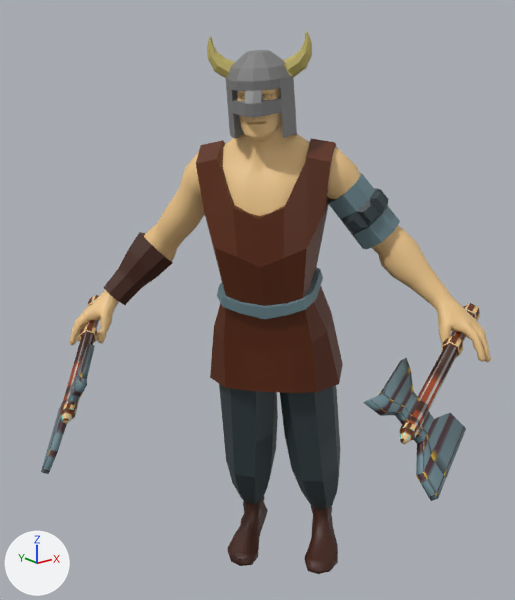
What one commit did to the COLLADA model res/models/player/axe/player_idle_axe.dae.
One viewpoint serves both versions: a 50 mm lens placed at (-18.4, -22.0, 20.0), pointed at (-2.1, -1.6, 11.8). Arrows for +X, +Y and +Z are at lower left; the lights stay in place. Vertices at the same position are counted once.

Script lines for the objects in view, before the commit:
```python
me_bodymesh = bpy.data.meshes.new('bodyMesh')
me_bodymesh.from_pydata(...)  # 3629 vertices, 6931 faces; spans x -0.087..0.087, y -0.233..0.0, z -0.094..0.022
me_bodymesh.materials.append(mat_material_001)  # picture img_viking_png
ob_body = bpy.data.objects.new('body', me_bodymesh)
ob_body.location = (1.59, 0.72, -1.64)
ob_body.rotation_euler = (-1.439, -0.0364, -0.878)  # degrees (-82, -2.1, -50)
ob_body.scale = (-100.0, 100.0, 100.0)
```
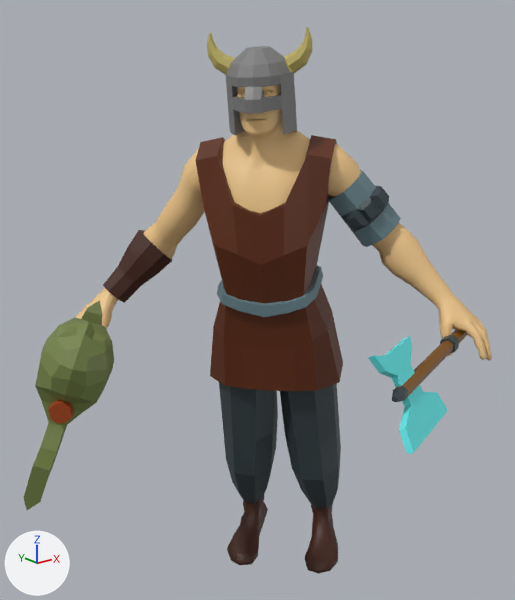
What the commit changed:
me_bodymesh is used by ob_body; location (1.59, 0.72, -1.64); rotation (-1.439, -0.0364, -0.878), in degrees (-82, -2.1, -50); scale (-100.0, 100.0, 100.0).
me_bodymesh had 3629 vertices, 6931 faces and spanned x -0.087..0.087, y -0.233..0.0, z -0.094..0.022.
me_bodymesh now has 3839 vertices, 7347 faces and spans x -0.087..0.088, y -0.233..0.0, z -0.105..0.022.
me_bodymesh part 1: a new loose piece of 160 vertices spanning x 0.04..0.076, y -0.15..-0.091, z -0.105..-0.041, in mat_material_001 (picture img_viking_png).
me_bodymesh part 2: 1 vertex moved within x 0.055, y -0.12, z -0.085; 119 vertices removed from x 0.046..0.087, y -0.137..-0.104, z -0.094..0.01; 169 vertices added at x 0.052..0.088, y -0.128..-0.108, z -0.088..0.008.
me_bodymesh part 3: 8 vertices moved from x -0.083..-0.045, y -0.135..-0.119, z -0.084..0.002 to x -0.083..-0.051, y -0.13..-0.119, z -0.077..0.002; 112 vertices removed from x -0.084..-0.043, y -0.133..-0.106, z -0.093..0.012; 112 vertices added at x -0.083..-0.043, y -0.143..-0.111, z -0.086..0.006.
me_bodymesh part 4: 2 kept faces spanning x -0.055..-0.051, y -0.13..-0.129, z -0.077..-0.074 get new texture (UV) coordinates.
Object 'body' (ob_body) moves from (1.59, 0.72, -1.64) to (1.51, 0.63, -1.51).
Object 'body' (ob_body) turns from (-82, -2.1, -50) to (-82, -2.1, -50) degrees about x, y and z.

What differs and where, as boxes (x1, y1, x2, y2) in the pictures (515 x 600 px; the box of a moved part takes in the faces that stretch with it):
'body', reshaped, moved, turned: before (41, 31, 491, 574); after (23, 27, 492, 574)
part 1 of me_bodymesh, added (green): after (23, 300, 114, 510)
part 2 of me_bodymesh, moved or reshaped: before (41, 295, 99, 474); after (48, 400, 74, 424)
part 3 of me_bodymesh, moved or reshaped: before (363, 303, 480, 501); after (368, 330, 468, 454)
part 4 of me_bodymesh, surface changed: before (385, 372, 413, 401); after (392, 394, 404, 401)
